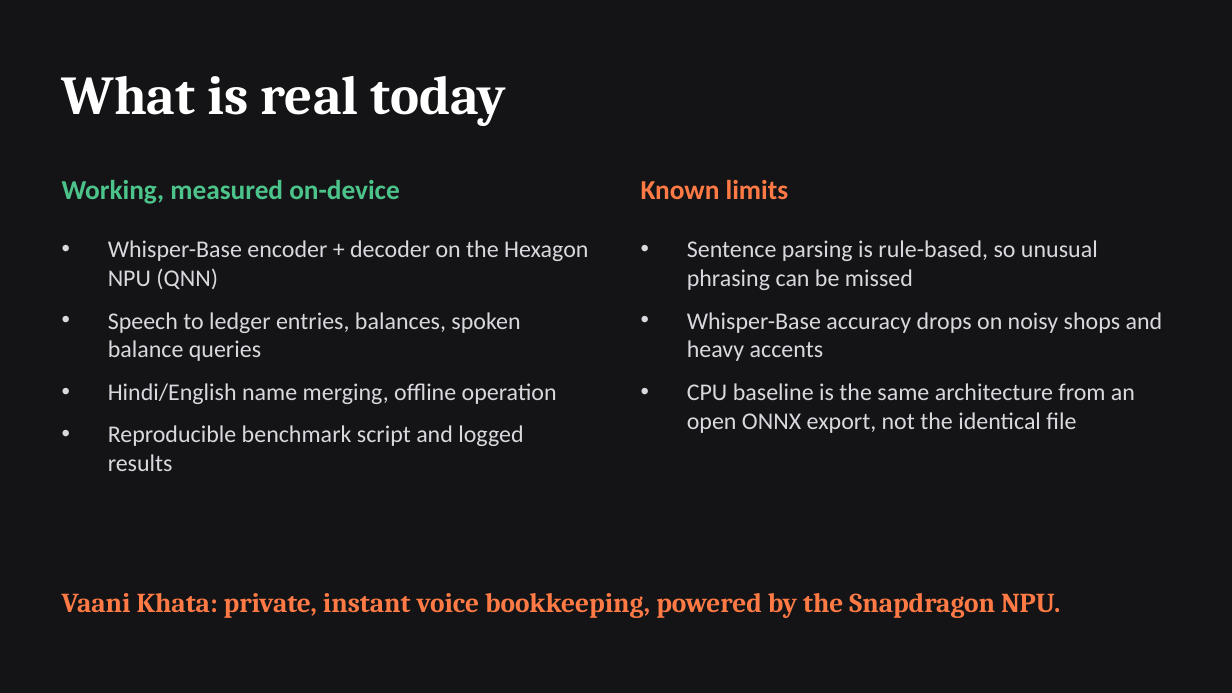
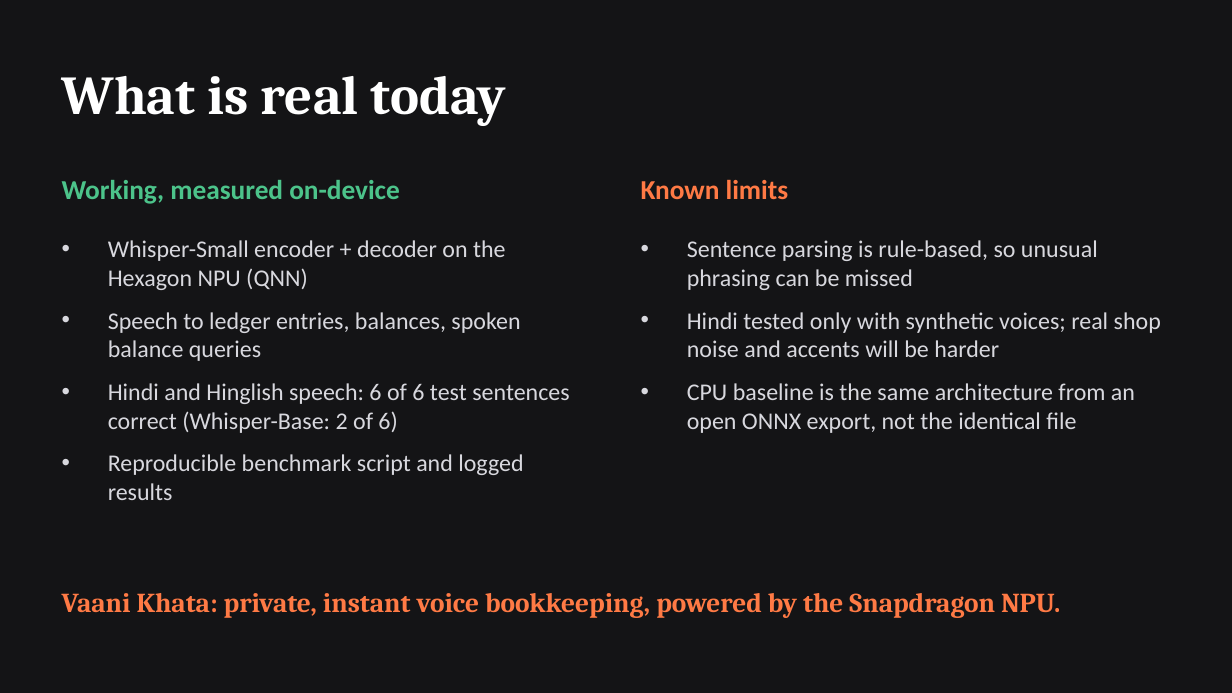
Before and after one commit to ArnabZ-77/vaani-khata, a slide deck: slide 7 of docs/VaaniKhata_Pitch.pptx. Drawn at 1232x693 pixels with LibreOffice and Linux fonts; fonts in the diff are those of the drawing. Boxes give left, top, right and bottom in pixels: in the first picture for what was removed or moved away, otherwise in the second. Text is boxed around its words. In the diff, an @@ line names an element or a change of style, - is before the commit and + after.

```diff
--- a/docs/VaaniKhata_Pitch.pptx
+++ b/docs/VaaniKhata_Pitch.pptx
@@ text at [108, 240, 506, 290]: text changed @@
-• Whisper-Base encoder + decoder on the Hexagon NPU (QNN)
+• Whisper-Small encoder + decoder on the Hexagon NPU (QNN)
@@ text at [687, 312, 1161, 357]: text changed @@
-• Whisper-Base accuracy drops on noisy shops and heavy accents
+• Hindi tested only with synthetic voices; real shop noise and accents will be harder
@@ text at [108, 383, 569, 433]: text changed @@
-• Hindi/English name merging, offline operation
+• Hindi and Hinglish speech: 6 of 6 test sentences correct (Whisper-Base: 2 of 6)
```
Also in this commit, not shown: 3 other slides changed, 17 other files.
